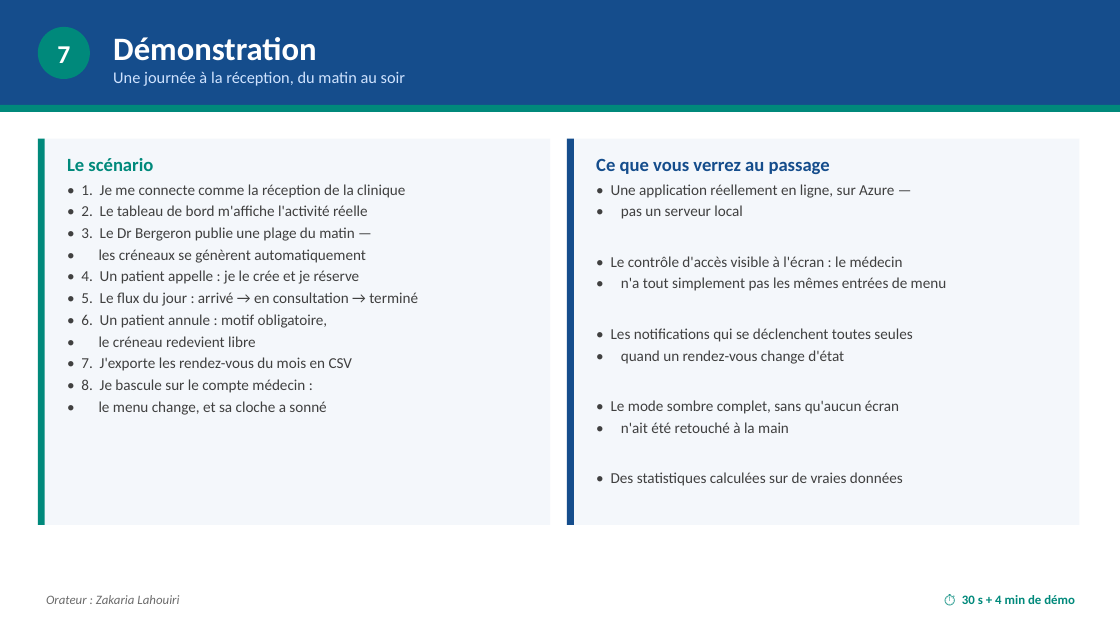
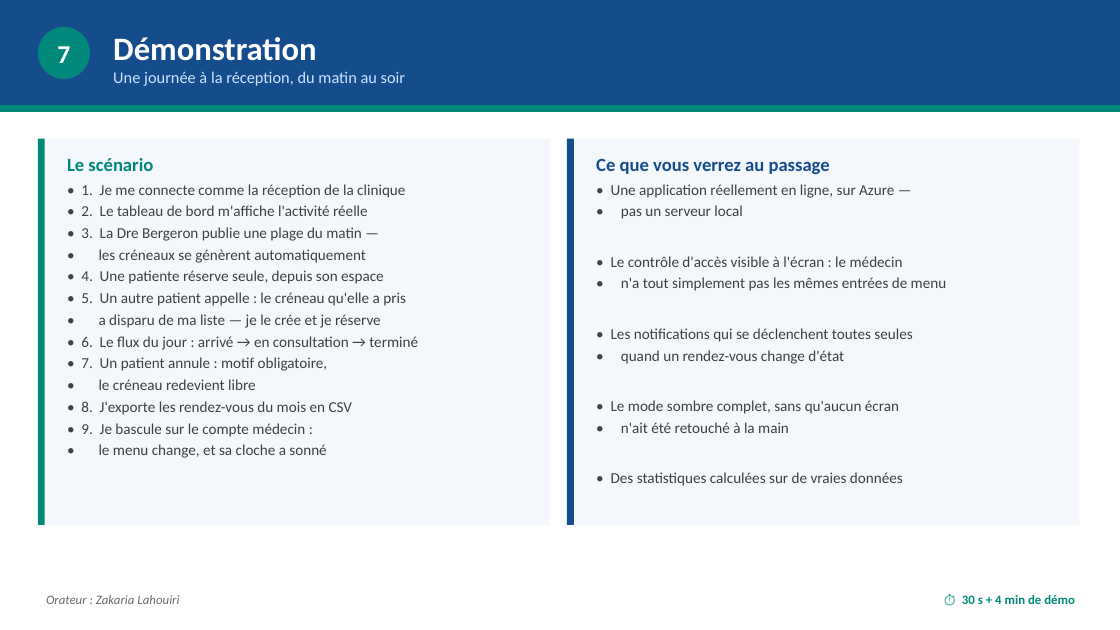
Before and after one commit to soultaka19/mediplan, a slide deck: slide 8 of docs/presentation/MediPlan-Presentation-Finale.pptx. Drawn at 1120x630 pixels with LibreOffice and Linux fonts; fonts in the diff are those of the drawing. Boxes give left, top, right and bottom in pixels: in the first picture for what was removed or moved away, otherwise in the second. Text is boxed around its words. In the diff, an @@ line names an element or a change of style, - is before the commit and + after.

```diff
--- a/docs/presentation/MediPlan-Presentation-Finale.pptx
+++ b/docs/presentation/MediPlan-Presentation-Finale.pptx
@@ text at bbox=[81, 227, 362, 241]: text changed @@
-• 3. Le Dr Bergeron publie une plage du matin —
+• 3. La Dre Bergeron publie une plage du matin —
@@ text at bbox=[81, 270, 418, 371]: text changed @@
-• 4. Un patient appelle : je le crée et je réserve
-• 5. Le flux du jour : arrivé → en consultation → terminé
-• 6. Un patient annule : motif obligatoire,
+• 4. Une patiente réserve seule, depuis son espace
+• 5. Un autre patient appelle : le créneau qu'elle a pris
+• a disparu de ma liste — je le crée et je réserve
+• 6. Le flux du jour : arrivé → en consultation → terminé
+• 7. Un patient annule : motif obligatoire,
@@ text at bbox=[81, 401, 353, 437]: text changed @@
-• 7. J'exporte les rendez-vous du mois en CSV
-• 8. Je bascule sur le compte médecin :
+• 8. J'exporte les rendez-vous du mois en CSV
+• 9. Je bascule sur le compte médecin :
```
Also in this commit, not shown: 4 other slides changed, 1 other file.
